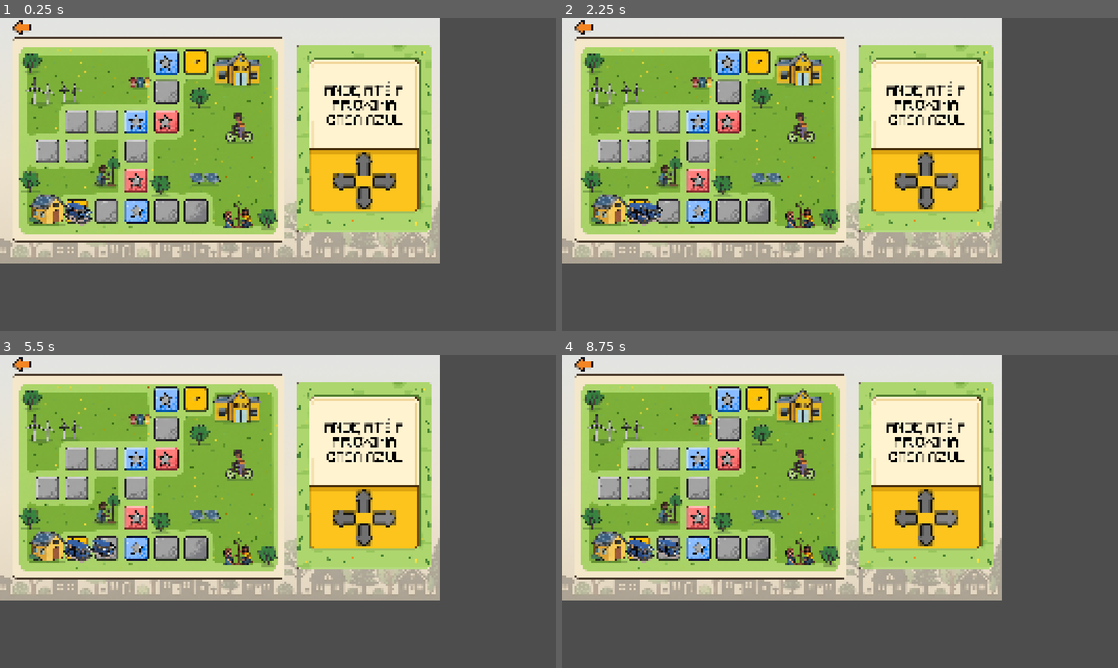
Above: before the commit, frames 1-4 (two rows, left to right).
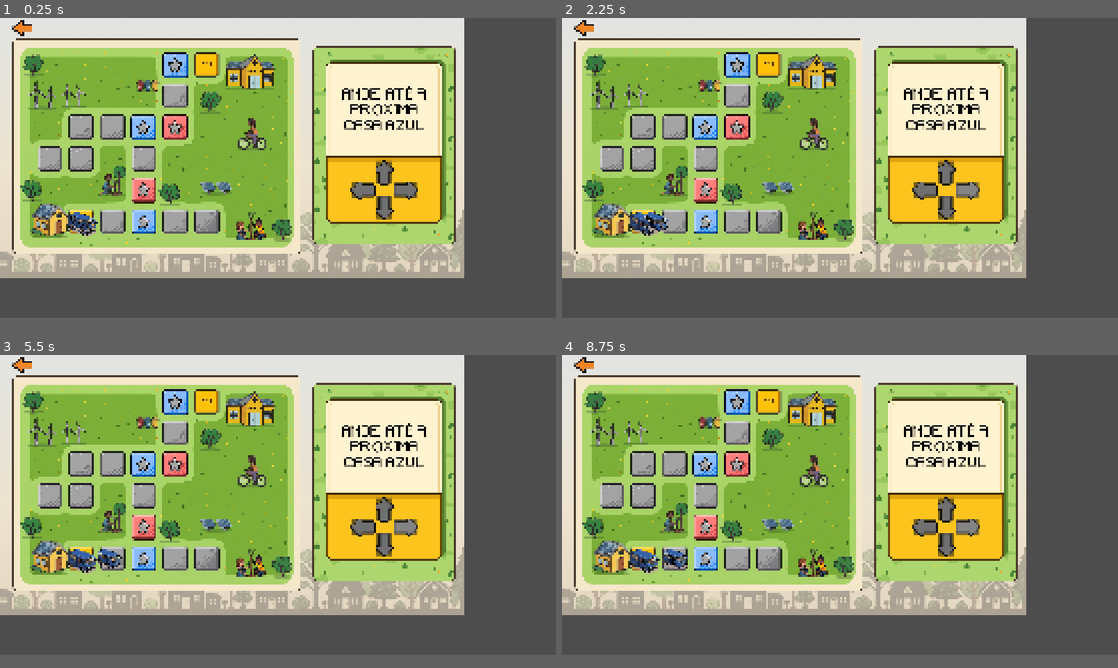
Above: after the commit, the same moments.

Repository: Matthh-hmv/logica-verde
Game: Godot game, scene res://cenas/fase 2/onibusAndando.tscn
Same seed, same stepped clock (60 frames per second), same inputs: the game is played once before the commit and once after it. This scene is started directly instead of the project's main scene.
Inputs (mouse positions are in pixels of both pictures, inside the frame that each line leads up to; where the layout moved, square brackets give the same spot in the first picture):
- Up to frame 1 (0.25 s): no input
- Up to frame 2 (2.25 s): click (945, 215) [928, 196] at 0.5 s; click (945, 180) [928, 165] at 1.25 s; click (967, 196) [945, 180] at 2 s
- Up to frame 3 (5.5 s): click (361, 533) [344, 517] at 2.75 s; click (383, 552) [366, 533] at 3.5 s; click (383, 517) [366, 502] at 4.25 s; click (405, 533) [383, 517] at 5 s
- Up to frame 4 (8.75 s): click (923, 533) [906, 517] at 5.75 s; click (945, 552) [928, 533] at 6.5 s; click (945, 517) [928, 502] at 7.25 s; click (967, 533) [945, 517] at 8 s
In our replay, the window is 800x450 before the commit and 800x431 after it. These sizes can differ from the game's own. Grey fills any space a smaller window leaves; there, only what the larger window draws over its background counts as a difference.

The runs differ from the first frame. In frame 1, 39% of the frame differs, in the area x 0-84%, y 0-84%; in frame 2, 39%; in frame 3, 39%; in frame 4, 39%.

Commit message:
Adicionando tela dos desafios
adicionando a tela de contas e dos desafios sustentaveis no tabuleiro

Diff:
--- /dev/null
+++ b/cenas/fase 2/ContextoConta.tscn
@@ -0,0 +1,15 @@
+[gd_scene format=3 uid="uid://dmsc0qe6nfqwi"]
+
+[ext_resource type="Texture2D" uid="uid://bqkpi1opjjs48" path="res://Assets/Fundos e telas/Fase 2/Fase 2.1 - contexto.png" id="1_wlqud"]
+
+[node name="Node2D" type="Node2D" unique_id=103594792]
+
+[node name="Fase2_1Contexto" type="Sprite2D" parent="." unique_id=1845259444]
+position = Vector2(960, 536)
+texture = ExtResource("1_wlqud")
+
+[node name="Prosseguir" type="Button" parent="Fase2_1Contexto" unique_id=290792368]
+offset_left = 368.0
+offset_top = 240.0
+offset_right = 896.0
+offset_bottom = 376.0
--- a/cenas/fase 2/onibusAndando.tscn
+++ b/cenas/fase 2/onibusAndando.tscn
@@ -1,13 +1,15 @@
 [gd_scene format=3 uid="uid://c4t1k47335bv3"]
 
-[ext_resource type="Texture2D" uid="uid://dneuhjkxdw4to" path="res://Assets/Fundos e telas/Fase 2.1 - direções.png" id="2_by1qn"]
-[ext_resource type="Script" uid="uid://bajuky2baeh8b" path="res://cenas/fase 2/casa.gd" id="3_by1qn"]
+[ext_resource type="Texture2D" uid="uid://dneuhjkxdw4to" path="res://Assets/Fundos e telas/Fase 2/Fase 2.1 - direções.png" id="2_by1qn"]
+[ext_resource type="PackedScene" uid="uid://bu7twqwjbuvfo" path="res://cenas/fase 2/tela_conta.tscn" id="2_j76v4"]
+[ext_resource type="Script" uid="uid://bajuky2baeh8b" path="res://scripts/Fase2/casa.gd" id="3_by1qn"]
 [ext_resource type="Texture2D" uid="uid://blif2dpwmvoe8" path="res://Assets/Objetos/onibus.png" id="3_j76v4"]
-[ext_resource type="Script" uid="uid://4q58aswpcc54" path="res://cenas/fase 2/tabuleiro.gd" id="4_8pw2g"]
+[ext_resource type="Script" uid="uid://4q58aswpcc54" path="res://scripts/Fase2/tabuleiro.gd" id="4_8pw2g"]
 
 [node name="OnibusAndando" type="Node2D" unique_id=1645025465 node_paths=PackedStringArray("casa_inicial")]
 script = ExtResource("4_8pw2g")
-casa_inicial = NodePath("tabuleiro/posicao0")
+casa_inicial = NodePath("posicao0")
+tela_conta = ExtResource("2_j76v4")
 
 [node name="Fase2_1Direções" type="Sprite2D" parent="." unique_id=2039007095]
 position = Vector2(960, 536)
@@ -42,102 +44,108 @@
 offset_right = 1552.0
 offset_bottom = 744.0
 
-[node name="tabuleiro" type="Node2D" parent="." unique_id=1792527696]
-
-[node name="posicao0" type="Marker2D" parent="tabuleiro" unique_id=1387172763 node_paths=PackedStringArray("direita")]
+[node name="posicao0" type="Marker2D" parent="." unique_id=1387172763 node_paths=PackedStringArray("direita")]
 position = Vector2(339, 846)
 gizmo_extents = 49.0
 script = ExtResource("3_by1qn")
 direita = NodePath("../posicao1")
 
-[node name="posicao1" type="Marker2D" parent="tabuleiro" unique_id=199153869 node_paths=PackedStringArray("direita")]
+[node name="posicao1" type="Marker2D" parent="." unique_id=199153869 node_paths=PackedStringArray("direita")]
 position = Vector2(469, 846)
 gizmo_extents = 49.0
 script = ExtResource("3_by1qn")
 direita = NodePath("../posicaoA1")
 
-[node name="posicaoA1" type="Marker2D" parent="tabuleiro" unique_id=1444786276 node_paths=PackedStringArray("cima", "direita")]
+[node name="posicaoA1" type="Marker2D" parent="." unique_id=1444786276 node_paths=PackedStringArray("cima", "direita")]
 position = Vector2(599, 846)
 gizmo_extents = 49.0
 script = ExtResource("3_by1qn")
 cima = NodePath("../posicaoV1")
 direita = NodePath("../posicao10")
+tipo = 1
 
-[node name="posicao10" type="Marker2D" parent="tabuleiro" unique_id=2034845414 node_paths=PackedStringArray("direita")]
+[node name="posicao10" type="Marker2D" parent="." unique_id=2034845414 node_paths=PackedStringArray("direita")]
 position = Vector2(720, 840)
 gizmo_extents = 49.0
 script = ExtResource("3_by1qn")
 direita = NodePath("../posicao11")
 
-[node name="posicao11" type="Marker2D" parent="tabuleiro" unique_id=910164122]
+[node name="posicao11" type="Marker2D" parent="." unique_id=910164122]
 position = Vector2(856, 840)
 gizmo_extents = 49.0
 script = ExtResource("3_by1qn")
 
-[node name="posicaoV1" type="Marker2D" parent="tabuleiro" unique_id=671059007 node_paths=PackedStringArray("cima")]
+[node name="posicaoV1" type="Marker2D" parent="." unique_id=671059007 node_paths=PackedStringArray("cima")]
 position = Vector2(600, 712)
 gizmo_extents = 49.0
 script = ExtResource("3_by1qn")
 cima = NodePath("../posicao4")
+tipo = 2
 
-[node name="posicao4" type="Marker2D" parent="tabuleiro" unique_id=1370098870 node_paths=PackedStringArray("cima")]
+[node name="posicao4" type="Marker2D" parent="." unique_id=1370098870 node_paths=PackedStringArray("cima")]
 position = Vector2(599, 585)
 gizmo_extents = 49.0
 script = ExtResource("3_by1qn")
 cima = NodePath("../posicaoA2")
 
-[node name="posicaoA2" type="Marker2D" parent="tabuleiro" unique_id=1537426391 node_paths=PackedStringArray("esquerda", "direita")]
+[node name="posicaoA2" type="Marker2D" parent="." unique_id=1537426391 node_paths=PackedStringArray("esquerda", "direita")]
 position = Vector2(600, 456)
 gizmo_extents = 49.0
 script = ExtResource("3_by1qn")
 esquerda = NodePath("../posicao12")
 direita = NodePath("../posicaoV2")
+tipo = 1
 
-[node name="posicao12" type="Marker2D" parent="tabuleiro" unique_id=367237969 node_paths=PackedStringArray("esquerda")]
+[node name="posicao12" type="Marker2D" parent="." unique_id=367237969 node_paths=PackedStringArray("esquerda")]
 position = Vector2(464, 456)
 gizmo_extents = 49.0
 script = ExtResource("3_by1qn")
 esquerda = NodePath("../posicao13")
 
-[node name="posicao13" type="Marker2D" parent="tabuleiro" unique_id=1616118621 node_paths=PackedStringArray("baixo")]
+[node name="posicao13" type="Marker2D" parent="." unique_id=1616118621 node_paths=PackedStringArray("baixo")]
 position = Vector2(336, 448)
 gizmo_extents = 49.0
 script = ExtResource("3_by1qn")
 baixo = NodePath("../posicao14")
 
-[node name="posicao14" type="Marker2D" parent="tabuleiro" unique_id=55708724 node_paths=PackedStringArray("esquerda")]
+[node name="posicao14" type="Marker2D" parent="." unique_id=55708724 node_paths=PackedStringArray("esquerda")]
 position = Vector2(336, 584)
 gizmo_extents = 49.0
 script = ExtResource("3_by1qn")
 esquerda = NodePath("../posicao15")
 
-[node name="posicao15" type="Marker2D" parent="tabuleiro" unique_id=1145194002]
+[node name="posicao15" type="Marker2D" parent="." unique_id=1145194002]
 position = Vector2(208, 592)
 gizmo_extents = 49.0
 script = ExtResource("3_by1qn")
 
-[node name="posicaoV2" type="Marker2D" parent="tabuleiro" unique_id=1049962848 node_paths=PackedStringArray("cima")]
+[node name="posicaoV2" type="Marker2D" parent="." unique_id=1049962848 node_paths=PackedStringArray("cima")]
 position = Vector2(728, 456)
 gizmo_extents = 49.0
 script = ExtResource("3_by1qn")
 cima = NodePath("../posicao7")
+tipo = 2
 
-[node name="posicao7" type="Marker2D" parent="tabuleiro" unique_id=1159692276 node_paths=PackedStringArray("cima")]
+[node name="posicao7" type="Marker2D" parent="." unique_id=1159692276 node_paths=PackedStringArray("cima")]
 position = Vector2(728, 327)
 gizmo_extents = 49.0
 script = ExtResource("3_by1qn")
 cima = NodePath("../posicaoA3")
 
-[node name="posicaoA3" type="Marker2D" parent="tabuleiro" unique_id=280955205 node_paths=PackedStringArray("direita")]
+[node name="posicaoA3" type="Marker2D" parent="." unique_id=280955205 node_paths=PackedStringArray("direita")]
 position = Vector2(727, 198)
 gizmo_extents = 49.0
 script = ExtResource("3_by1qn")
 direita = NodePath("../posicao9")
+tipo = 1
 
-[node name="posicao9" type="Marker2D" parent="tabuleiro" unique_id=1245452159]
+[node name="posicao9" type="Marker2D" parent="." unique_id=1245452159]
 position = Vector2(857, 195)
 gizmo_extents = 49.0
 script = ExtResource("3_by1qn")
+eh_escola = true
+
+[node name="Telas" type="CanvasLayer" parent="." unique_id=1131813303]
 
 [connection signal="pressed" from="BotaoBaixo" to="." method="_on_botao_baixo_pressed"]
 [connection signal="pressed" from="BotaoCima" to="." method="_on_botao_cima_pressed"]
--- /dev/null
+++ b/cenas/fase 2/tela_conta.tscn
@@ -0,0 +1,9 @@
+[gd_scene format=3 uid="uid://bu7twqwjbuvfo"]
+
+[ext_resource type="Texture2D" uid="uid://dmuo8fly85ils" path="res://Assets/Fundos e telas/Fase 2/Fase 2.1 - conta.png" id="1_lvnt3"]
+
+[node name="Node2D" type="Node2D" unique_id=681282532]
+
+[node name="Fase2_1Conta" type="Sprite2D" parent="." unique_id=1552737556]
+position = Vector2(968, 552)
+texture = ExtResource("1_lvnt3")
--- a/project.godot
+++ b/project.godot
@@ -22,9 +22,8 @@
 
 [display]
 
-window/size/viewport_width=1920
-window/size/viewport_height=1080
-window/size/borderless=true
+window/size/viewport_width=1820
+window/size/viewport_height=980
 window/stretch/mode="canvas_items"
 window/stretch/scale=0.79
 
--- a/cenas/fase 2/casa.gd
+++ b/scripts/Fase2/casa.gd
@@ -13,3 +13,11 @@
 	if baixo: baixo.cima = self
 	if esquerda: esquerda.direita = self
 	if direita: direita.esquerda = self
+
+enum Tipo { NORMAL, AZUL, VERMELHA }
+@export var tipo: Tipo = Tipo.NORMAL
+var completada := false
+
+func completar() -> void:
+	completada = true
+	$Estrela.modulate = Color.WHITE   # estrela fica colorida
--- a/cenas/fase 2/tabuleiro.gd
+++ b/scripts/Fase2/tabuleiro.gd
@@ -2,11 +2,16 @@
 
 @onready var onibus: Sprite2D = $Onibus
 @export var casa_inicial: Casa
+@export var tela_conta: PackedScene
+@export var tela_sustentavel: PackedScene
 
 var atual: Casa
 var movendo := false
 
 func _ready() -> void:
+	if casa_inicial == null:
+		push_error("Defina a Casa Inicial no Inspector do tabuleiro!")
+		return
 	atual = casa_inicial
 	onibus.global_position = atual.global_position
 
@@ -23,8 +28,8 @@
 	tween.tween_property(onibus, "global_position", destino.global_position, 0.5)
 	await tween.finished
 	atual = destino
+	await _chegou(atual)
 	movendo = false
-	_chegou(atual)
 
 func _bloqueado() -> void:
 	# pequeno "tremidinha" para indicar que não há caminho
@@ -37,7 +42,23 @@
 func _chegou(casa: Casa) -> void:
 	if casa.eh_escola:
 		print("Chegou na escola!")
-	# aqui você pode abrir o popup de desafio de matemática
+		return
+	if casa.completada:
+		return
+	match casa.tipo:
+		Casa.Tipo.AZUL:
+			await _abrir_desafio(tela_conta, 3, casa)
+		Casa.Tipo.VERMELHA:
+			await _abrir_desafio(tela_sustentavel, 2, casa)
+
+func _abrir_desafio(cena: PackedScene, chances: int, casa: Casa) -> void:
+	var tela = cena.instantiate()
+	tela.chances = chances
+	$Telas.add_child(tela)
+	var acertou: bool = await tela.terminou
+	tela.queue_free()
+	if acertou:
+		casa.completar()
 
 
 func _on_botao_cima_pressed() -> void:
Binary file added: Assets/Fundos e telas/Fase 2/Fase 2.1 - conta.png
Not shown, changed: Assets/Fundos e telas/Fase 2/Fase 2.1 - conta.png.import
Binary file added: Assets/Fundos e telas/Fase 2/Fase 2.1 - contexto.png
Not shown, changed: Assets/Fundos e telas/Fase 2/Fase 2.1 - contexto.png.import
Renamed: Assets/Fundos e telas/Fase 2.1 - direções.png -> Assets/Fundos e telas/Fase 2/Fase 2.1 - direções.png
Not shown, added: Assets/Fundos e telas/Fase 2/Fase 2.1 - direções.png.import
Renamed: Assets/Fundos e telas/Fase 2.png -> Assets/Fundos e telas/Fase 2/Fase 2.png
Not shown, added: Assets/Fundos e telas/Fase 2/Fase 2.png.import
Renamed: cenas/fase 2/casa.gd.uid -> scripts/Fase2/casa.gd.uid
Renamed: cenas/fase 2/tabuleiro.gd.uid -> scripts/Fase2/tabuleiro.gd.uid
